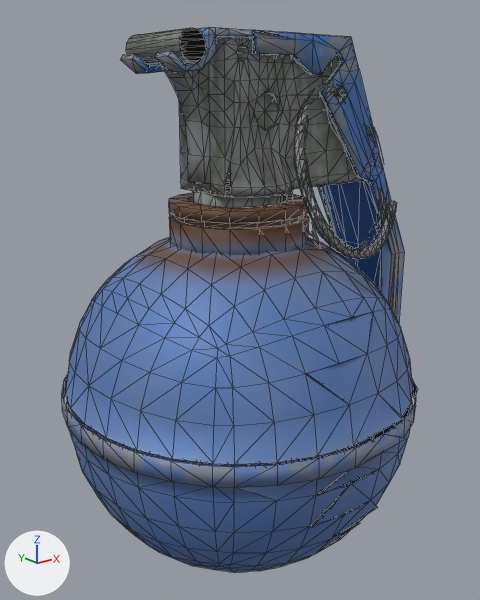
The glTF model hd/models/grenade.glb as it was, and as the next commit left it.
Camera for both pictures: a camera (50 mm lens) standing at (-0.263, -0.311, 0.299) and looking at (-0.01, 0.005, 0.172). The axes (+X, +Y, +Z) are drawn at lower left. The lights are the same throughout. The first picture is the older version. Mesh edges are drawn as thin lines. Vertices at exactly the same position are counted once.

Names of what the first picture shows: 'SM_M69_Frag_LOD0_Frag001_v1_0'.
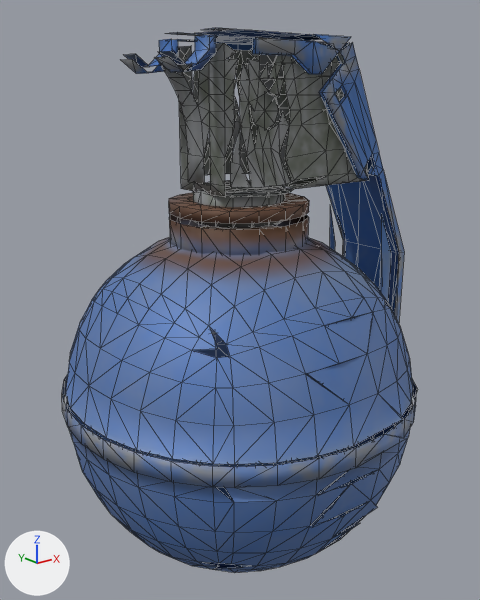
Pixel boxes (x1, y1, x2, y2) of what changed, in the pictures (480 x 600 px; the box of a moved part takes in the faces that stretch with it):
'SM_M69_Frag_LOD0_Frag001_v1_0', reshaped: before (62, 27, 417, 573); after (62, 28, 417, 573)
part 1 of me_sm_m69_frag_lod0_frag001_v1_0, deleted: before (126, 28, 397, 259)
part 2 of me_sm_m69_frag_lod0_frag001_v1_0, cut back (mostly hidden afterwards): before (169, 27, 399, 314); after (367, 159, 390, 310)
part 3 of me_sm_m69_frag_lod0_frag001_v1_0, moved or reshaped: before (216, 487, 275, 502); after (225, 488, 275, 502)

Patch to the scene script:
```diff
--- a/hd/models/grenade.glb.py
+++ b/hd/models/grenade.glb.py
@@ me_sm_m69_frag_lod0_frag001_v1_0 @@
 # used by ob_sm_m69_frag_lod0_frag001_v1_0; location = (0.0, 0.0, 0.0)
-me_sm_m69_frag_lod0_frag001_v1_0.from_pydata(...)  # 1845 vertices, 3000 faces; spans x -0.126..0.113, y -0.111..0.111, z 0.004..0.329
+me_sm_m69_frag_lod0_frag001_v1_0.from_pydata(...)  # 1393 vertices, 2000 faces; spans x -0.126..0.113, y -0.111..0.111, z 0.004..0.329
+# me_sm_m69_frag_lod0_frag001_v1_0 part 1: 29 loose pieces with 331 vertices, spanning x -0.072..0.075, y -0.068..0.026, z 0.206..0.328, are deleted
+# me_sm_m69_frag_lod0_frag001_v1_0 part 2: 129 vertices removed from x -0.063..0.107, y -0.039..0.039, z 0.066..0.329; 6 vertices added at x -0.077..0.078, y -0.063..0.063, z 0.049..0.268
+# me_sm_m69_frag_lod0_frag001_v1_0 part 3: 1 vertex removed from x -0.085, y -0.085, z 0.112; 2 vertices added at x -0.088..-0.077, y -0.075..-0.063, z 0.049..0.113
+# other edits to the shape of me_sm_m69_frag_lod0_frag001_v1_0 do not show in these pictures
 me_sm_m69_frag_lod0_frag001_v1_0.materials.append(mat_frag001_v1)
```
